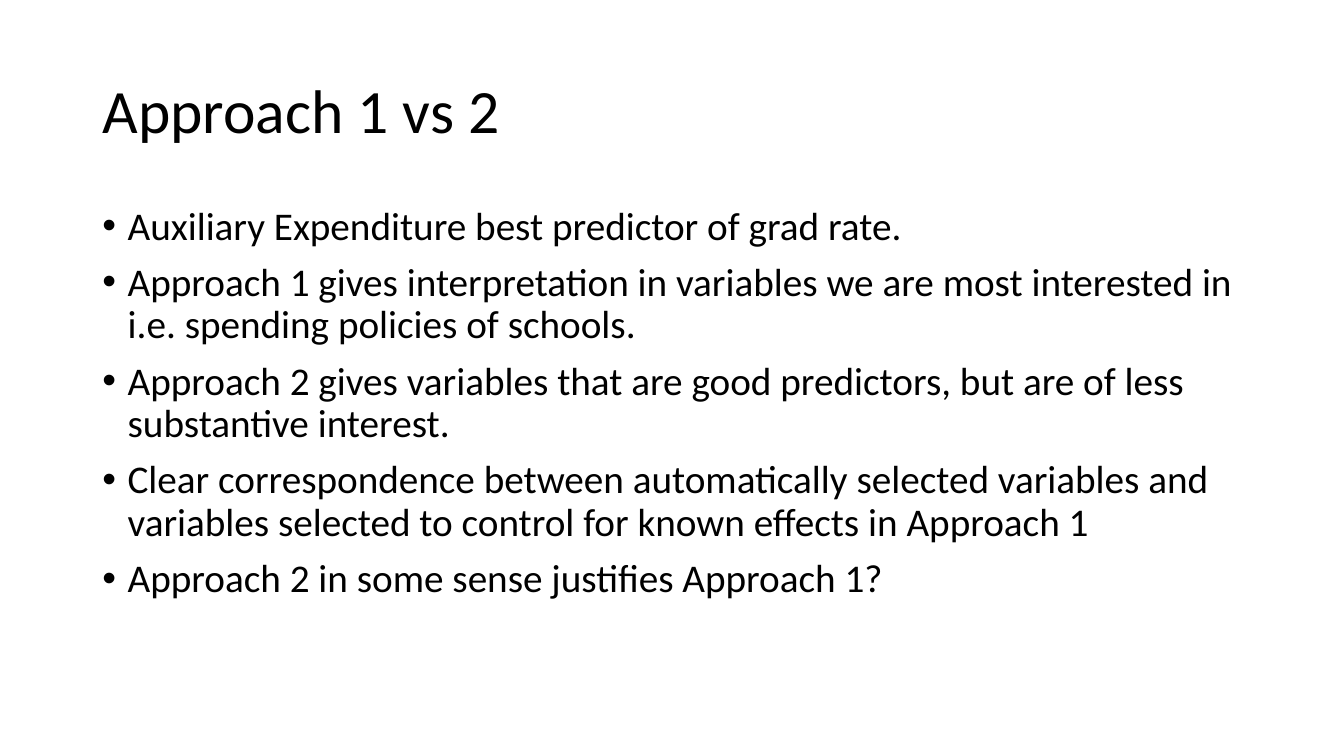
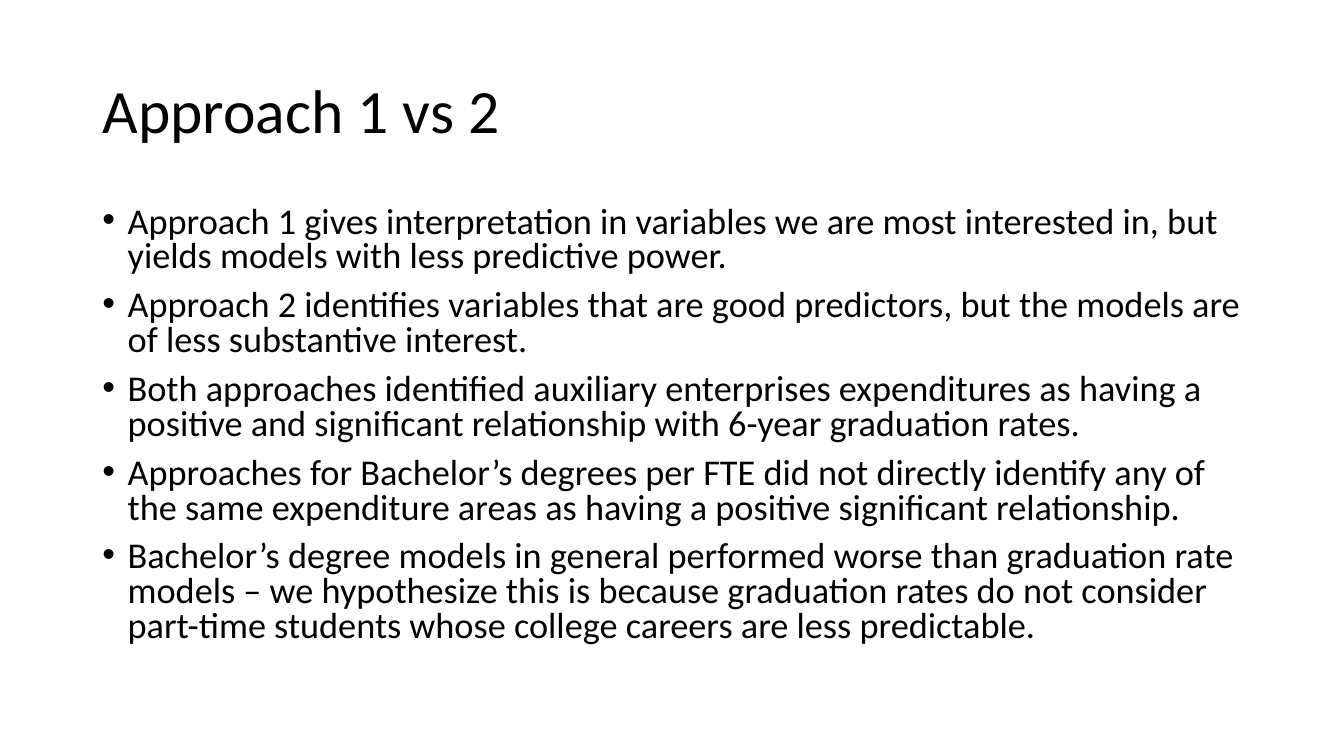
Before and after one commit to duncan-clark/DeltaCostProject_DataAnalysis, a slide deck: slide 15 of reports/18_03_13 Presentation.pptx. Drawn at 1344x756 pixels with LibreOffice and Linux fonts; fonts in the diff are those of the drawing. Boxes give left, top, right and bottom in pixels: in the first picture for what was removed or moved away, otherwise in the second. Text is boxed around its words. In the diff, an @@ line names an element or a change of style, - is before the commit and + after.

```diff
--- a/reports/18_03_13 Presentation.pptx
+++ b/reports/18_03_13 Presentation.pptx
@@ text at (128, 208, 1240, 645): text changed; size 28 to 25.9 pt @@
-• Auxiliary Expenditure best predictor of grad rate.
-• Approach 1 gives interpretation in variables we are most interested in i.e. spending policies of schools.
-• Approach 2 gives variables that are good predictors, but are of less substantive interest.
-• Clear correspondence between automatically selected variables and variables selected to control for known effects in Approach 1
-• Approach 2 in some sense justifies Approach 1?
+• Approach 1 gives interpretation in variables we are most interested in, but yields models with less predictive power.
+• Approach 2 identifies variables that are good predictors, but the models are of less substantive interest.
+• Both approaches identified auxiliary enterprises expenditures as having a positive and significant relationship with 6-year graduation rates.
+• Approaches for Bachelor’s degrees per FTE did not directly identify any of the same expenditure areas as having a positive significant relationship.
+• Bachelor’s degree models in general performed worse than graduation rate models – we hypothesize this is because graduation rates do not consider part-time students whose college careers are less predictable.
```
Also in this commit, not shown: 2 other slides changed.
